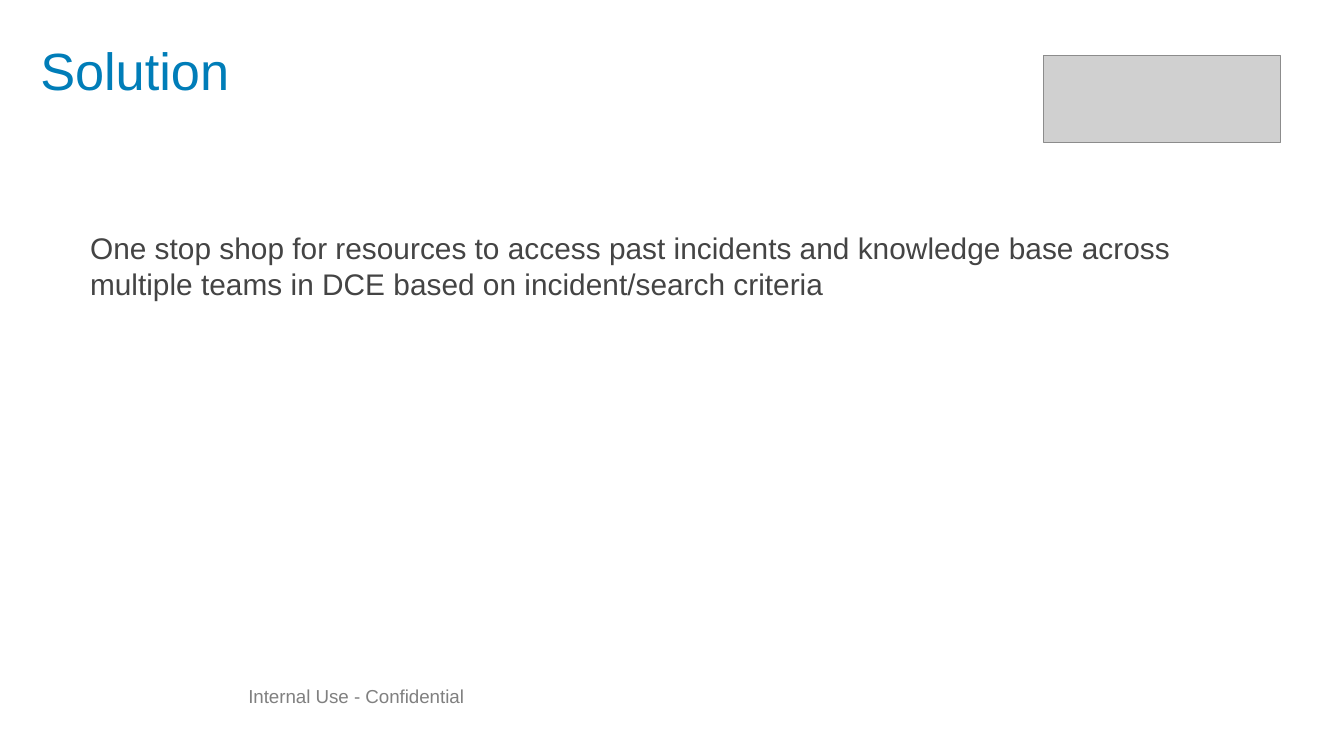
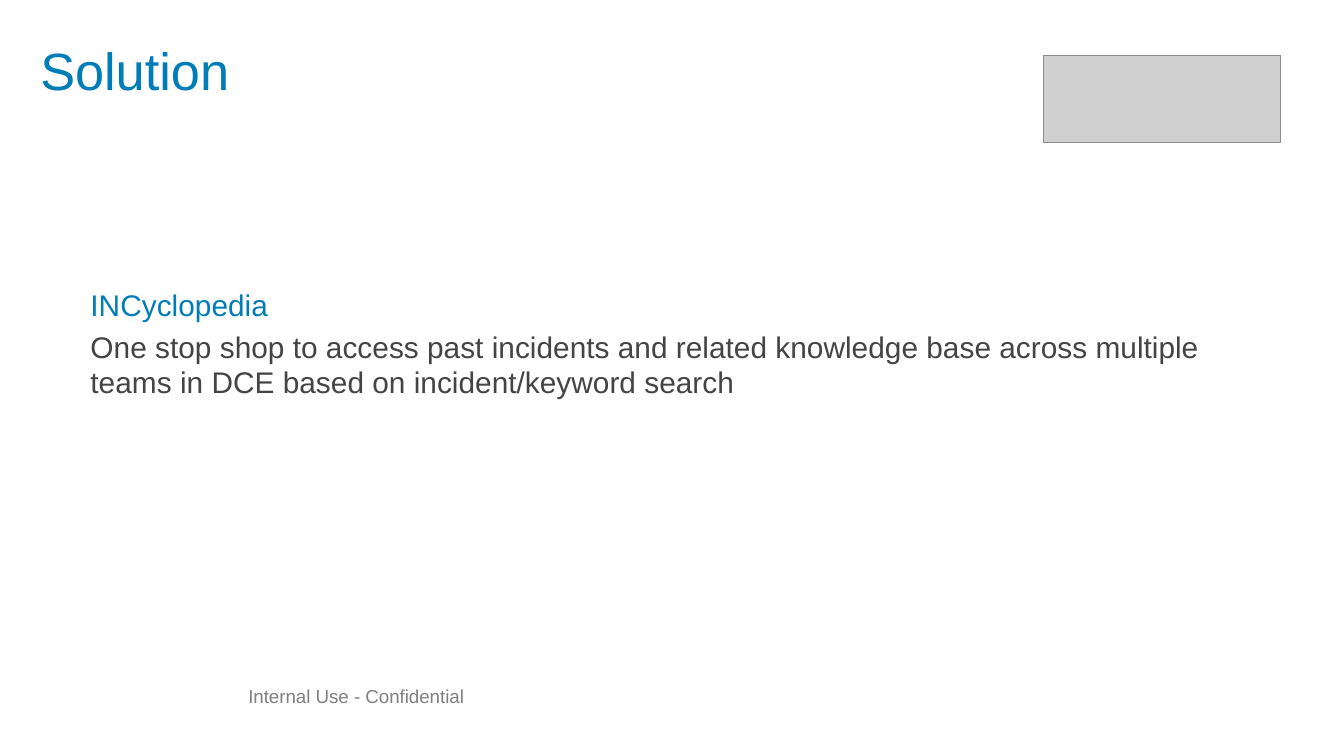
Before and after one commit to jisasebastine/Oscar, a slide deck: slide 4 of elasticsearch/DCE_Hackathon_Oscar.pptx. Drawn at 1344x756 pixels with LibreOffice and Linux fonts; fonts in the diff are those of the drawing; grey boxes stand for pictures; background and template pictures are left out. Boxes give left, top, right and bottom in pixels: in the first picture for what was removed or moved away, otherwise in the second. Text is boxed around its words. In the diff, an @@ line names an element or a change of style, - is before the commit and + after.

```diff
--- a/elasticsearch/DCE_Hackathon_Oscar.pptx
+++ b/elasticsearch/DCE_Hackathon_Oscar.pptx
@@ text at bbox=[90, 294, 1199, 399]: text changed @@
-  One stop shop for resources to access past incidents and knowledge base across multiple teams in DCE based on incident/search criteria
+  INCyclopedia
+  One stop shop to access past incidents and related knowledge base across multiple teams in DCE based on incident/keyword search
```
Also in this commit, not shown: 5 other slides changed, 3 slides added, 2 slides removed, 8 other files.
